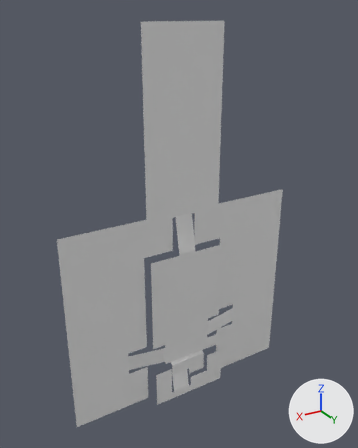
The Blender file Assets/Resources/Map_mesh.blend as it was, and as the next commit left it.
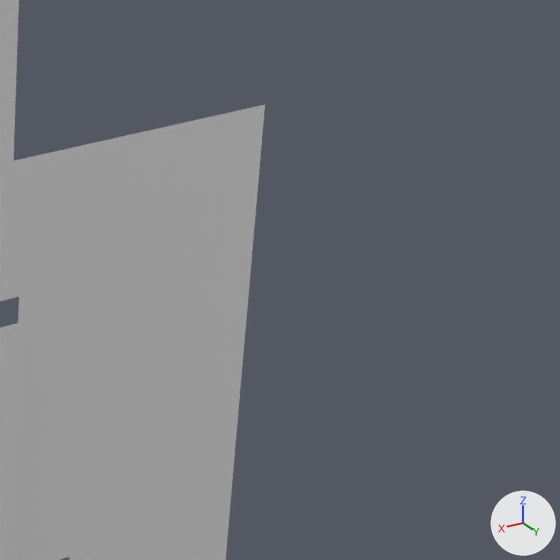
There are two pictures of each version: one whole from a camera (50 mm lens) standing at (95.9, 107.3, 67.8) and looking at (31.7, 0.3, 14.3), one close up on the part from 60% to 100% of the width and 36% to 68% of the height. Every picture has the same lights, and +X, +Y and +Z are marked at lower right.

Objects in the first close-up: 'Map_mesh'.
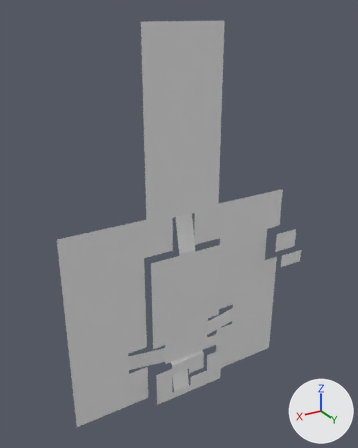
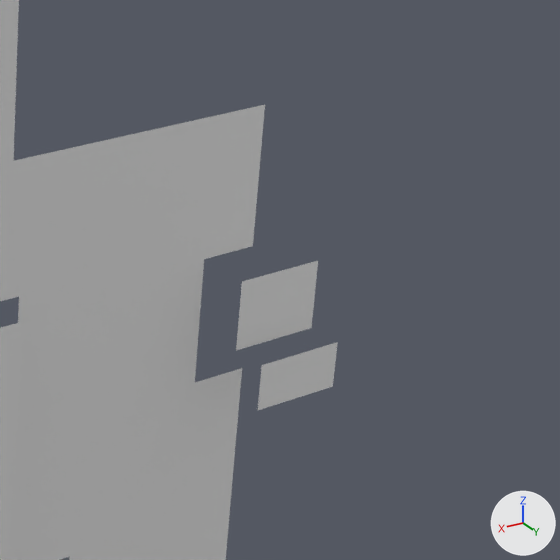
Where the change shows, as pixel boxes (x1, y1, x2, y2) in the close-ups (560 x 560 px):
'Map_mesh', reshaped
    before: (0, 0, 265, 560)
    after: (0, 0, 338, 560)
part 1 of me_mesh, built on
    before: (69, 106, 265, 560)
    after: (69, 106, 338, 560)

The change, as a diff of the scene's bpy script:
```diff
--- a/Assets/Resources/Map_mesh.blend.py
+++ b/Assets/Resources/Map_mesh.blend.py
@@ me_mesh @@
 # used by ob_map_mesh; location = (0.0, 0.0, 0.0)
-me_mesh.from_pydata(...)  # 76 vertices, 68 faces; spans x -5.5..65.5, y 0.0..4.0, z -41.7..65.5
+me_mesh.from_pydata(...)  # 88 vertices, 74 faces; spans x -8.9..65.5, y 0.0..7.0, z -41.7..65.5
+# me_mesh part 1
+# 2 faces are deleted
+# 12 vertices are added at x -8.9..-0.5, y 0.0..7.0, z -5.5..5.5
+# 8 new faces join them
```
